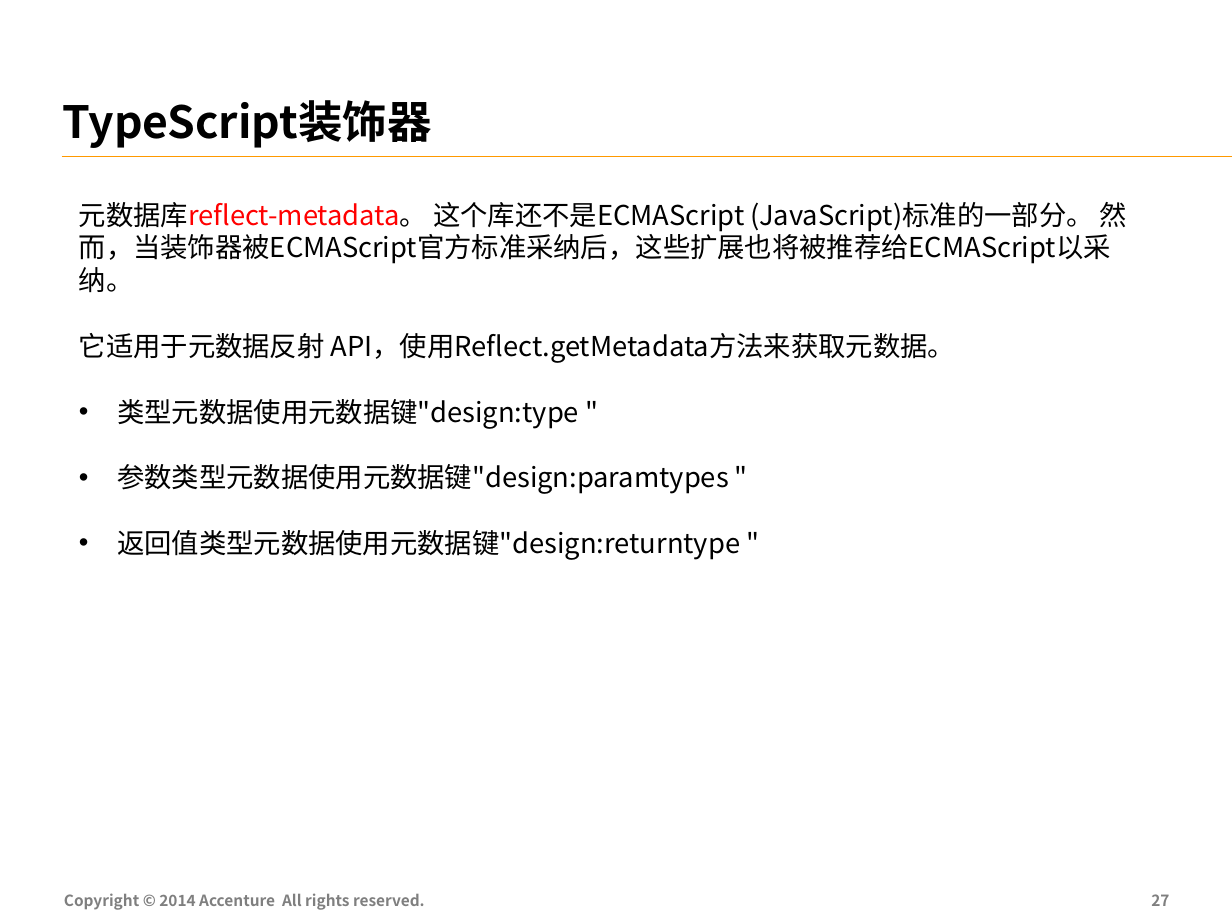
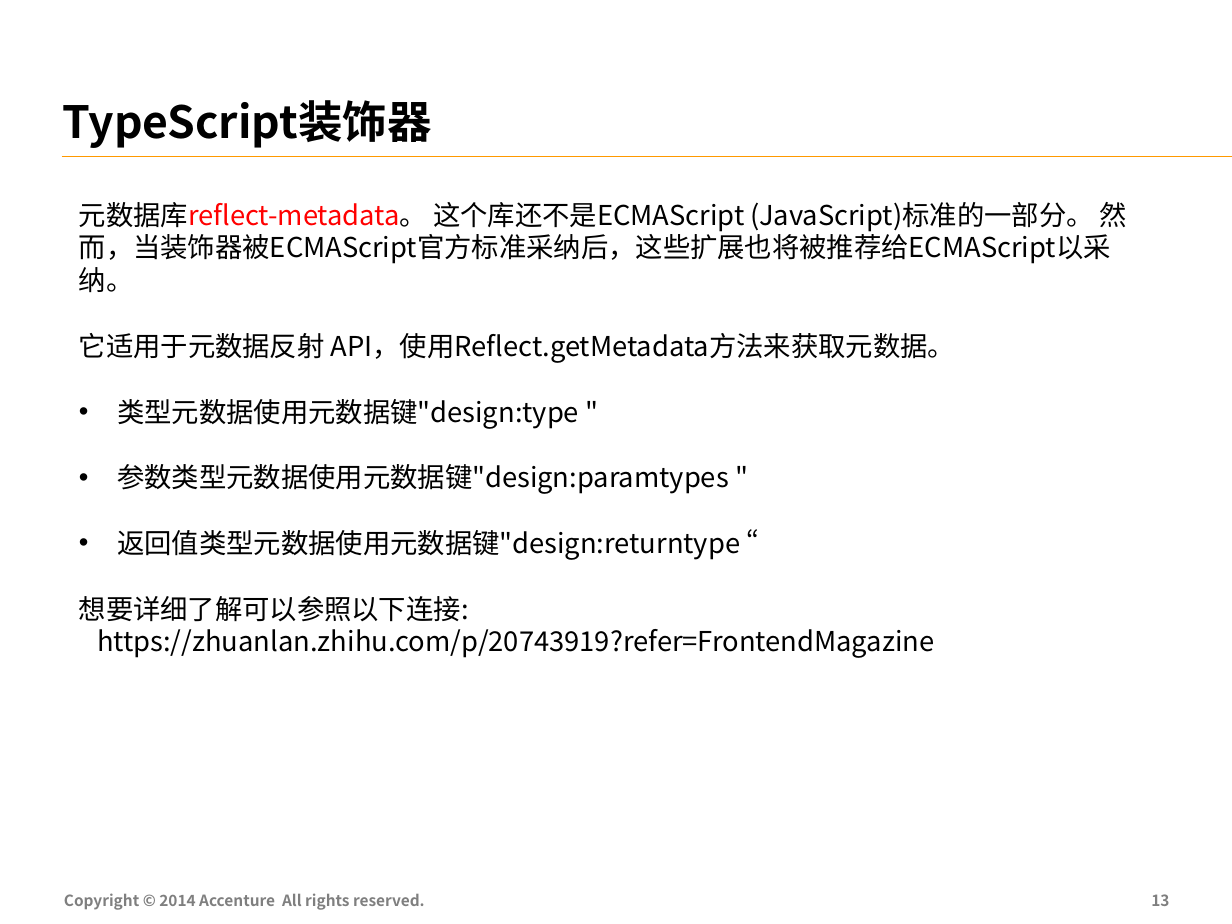
Before and after one commit to FS-Angular-Interest-Group/AngularTraining, a slide deck: slide 14 of PPT/02-Accenture-FS-Angular-TypeScript.pptx (slide 28 before the commit). Drawn at 1232x924 pixels with LibreOffice and Linux fonts; fonts in the diff are those of the drawing. Boxes give left, top, right and bottom in pixels: in the first picture for what was removed or moved away, otherwise in the second. Text is boxed around its words. In the diff, an @@ line names an element or a change of style, - is before the commit and + after.

```diff
--- a/PPT/02-Accenture-FS-Angular-TypeScript.pptx
+++ b/PPT/02-Accenture-FS-Angular-TypeScript.pptx
@@ text at bbox=[79, 530, 935, 658]: text changed @@
-• 返回值类型元数据使用元数据键"design:returntype "
+• 返回值类型元数据使用元数据键"design:returntype “
+想要详细了解可以参照以下连接:
+https://zhuanlan.zhihu.com/p/20743919?refer=FrontendMagazine
@@ page number at bbox=[1151, 894, 1169, 906]: text changed @@
-27
+13
```
Also in this commit, not shown: 9 other slides changed, 2 slides added, 15 slides removed, 20 other files.
